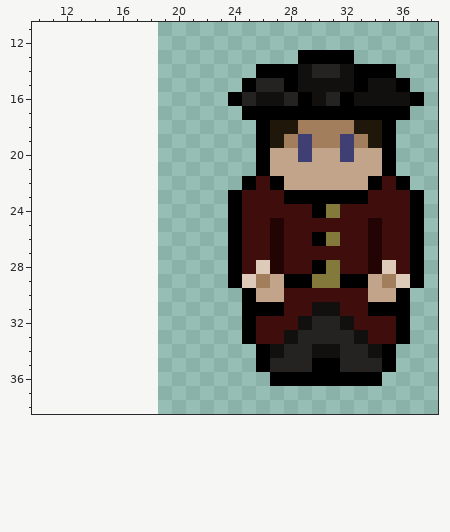
File history of a pixel-art file, art/highwayman/highwayman.ase. The first picture shows the starting point.
24x40 pixels, 1 frame. Shown: x 10..38, y 11..38. The old version is drawn lined up with the new one, on the new canvas.
The result:
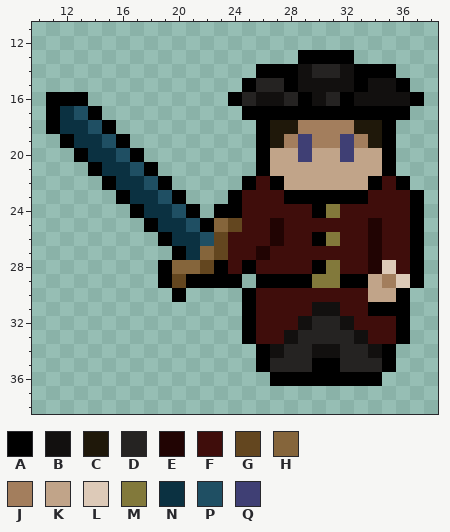
Palette (. is transparent): A #000000  B #12100f  C #1f180a  D #252322  E #210403  F #3f0d0b  G #63461f  H #85653b  J #a37e5d  K #c1a489  L #ddcab8  M #82793b  N #0b3141  P #1f4f63  Q #3f3f74
Author's note on the commit: give highwayman a sword
Edits made:
canvas 24x40 -> 50x50, the old top-left corner now at 19,6
y 16: x 11..13 ... -> AAA
y 17: x 11..14 .... -> ANPA
y 18: x 11..15 ..... -> ANNPA
y 19: x 12..16 ..... -> ANNPA
y 20: x 13..17 ..... -> ANNPA
y 21: x 14..18 ..... -> ANNPA
y 22: x 15..19 ..... -> ANNPA
y 23: x 16..20 ..... -> ANNPA
y 24: x 17..21 ..... -> ANNPA; x 23 . -> A
y 25: x 18..24 ......A -> ANNPAHG
y 26: x 19..24 .....A -> ANNPGF
y 27: x 20..24 ....A -> ANHGF; x 26..27 FE -> EF
y 28: x 19..27 .....AFLE -> AHHGAFAFF
y 29: x 19..23 ..... -> AGAAA; x 25..27 LJK -> .AA
y 30: x 20 . -> A; x 26..27 KK -> FF
y 31: x 26..27 AA -> FF
Where, in picture pixels (left, top, right, bottom), the same in both pictures:
changed: (46, 92, 284, 316)
